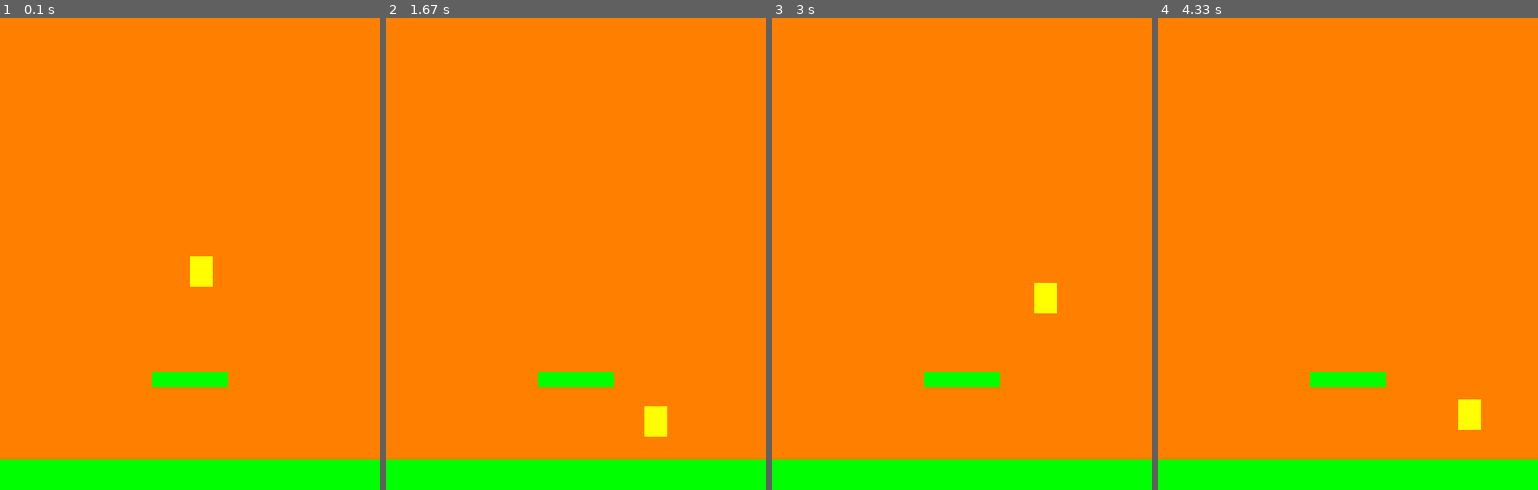
Above: before the commit, frames 1-4 (left to right).
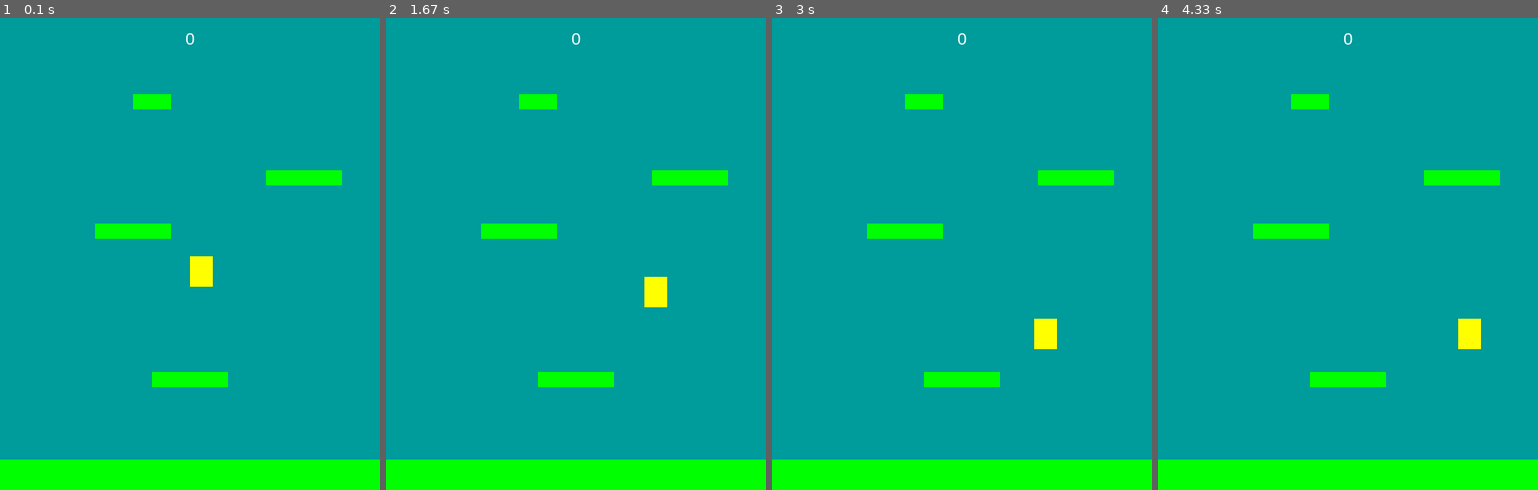
Above: after the commit, the same moments.

Repository: RodrigoMBarros/PyGame_2020.1
Game: pygame game, started from inicio_projeto/game_main.py
Same seed, same stepped clock (60 frames per second), same inputs: the game is played once before the commit and once after it.
Inputs:
- Up to frame 1 (0.1 s): no input
- Up to frame 2 (1.67 s): hold Right 0.33-0.8 s; hold Right 0.83-1.3 s; hold Left from 1.33 s (still down)
- Up to frame 3 (3 s): release Left at 1.87 s; hold Left 1.9-2.3 s; hold Right 2.33-2.97 s
- Up to frame 4 (4.33 s): hold Left 3-3.47 s; hold Right 3.5-3.97 s; hold Right from 4 s (still down)

The runs differ from the first frame. In frame 1, 93% of the frame differs, in the area x 0-100%, y 0-94%; in frame 2, 93%; in frame 3, 93%; in frame 4, 93%.

Commit message:
Alterações nas plataformas, e telas

Diff:
--- a/inicio_projeto/testando_plataforma.py
+++ b/inicio_projeto/game_main.py
@@ -1,19 +1,23 @@
 import pygame as pg
 import sys
 import random
+from formatacao_geral import *
 
 WIDTH = 500
 HEIGHT = 620
 FPS = 30
 NOME = "EU TESTANDO :)"
-
-# player properies
+FONTE = 'arial'
+#== Player properies
 FAMOSO_ACEL = 5
 FAMOSO_ATRI = -0.12  # atrito, força contrária ao movimento reduzindo a aceleração
+GRAVIDADE = 1
+PULO_FAMOSO = 20
+
 
 # colocar fração? e aceleração?
 
-# cores
+#== Cores
 WHITE = (255, 255, 255)
 BLACK = (0, 0, 0)
 RED = (255, 0, 0)
@@ -21,10 +25,19 @@
 GREEN = (0, 255, 0)
 YELLOW = (255, 255, 0)
 ORANGE = (255, 127, 0)
+LIGHTBLUE =(0, 155, 155)
 
 
 # assets
 # backgrond = pg.image.load("imagem.fundo.png").convert()
+
+#=== Formatando plataformas
+
+LISTA_plataformas = [(0, HEIGHT - 40, WIDTH, 40),
+                 (WIDTH / 2 - 50, HEIGHT * 3 / 4, 100, 20),
+                 (125, HEIGHT - 350, 100, 20),
+                 (350, 200, 100, 20),
+                 (175, 100, 50, 20)]
 
 # ==== Classes
 
@@ -32,9 +45,6 @@
 class Famoso(pg.sprite.Sprite):
     def __init__(self):
         pg.sprite.Sprite.__init__(self)
-        #  exemplo de como puxar a imagem do sprite:
-        #  self.image = pygame.image.load('assets/img/meteorBrown_med1.png').convert_alpha()
-        #  self.image = pygame.transform.scale(self.image, (METEOR_WIDTH, METEOR_HEIGHT))
         self.image = pg.Surface((30, 40))
         self.image.fill(YELLOW)
         self.rect = self.image.get_rect()  # gera a posição e tamanho da imagem
@@ -44,23 +54,24 @@
         self.rect.y = HEIGHT / 2  # gera posições x e y pro jogador
         self.Vy = 0
         self.Vx = 0
-        self.grav = 1
+        self.grav = GRAVIDADE
 
     def update(self):
-        # equações do movimento
 
         # pulo
         self.Vy += self.grav
+        # equações do movimento
+
         self.rect.y += self.Vy
         self.rect.x += self.Vx
 
-        # limitando com a tela nos lados
+        # limitando com a tela
         if self.rect.right > WIDTH:
             self.Vx = 0
         if self.rect.left < 0:
             self.Vx = 0
 
-    def trata_eventos(self, event):  # açoes do jogador: controlar o movimento lateral (eixo x)
+    def trata_eventos(self, event):  # Eventos para o jogador
 
         if event.type == pg.KEYDOWN:
             if event.key == pg.K_LEFT:
@@ -68,17 +79,11 @@
             if event.key == pg.K_RIGHT:
                 self.Vx = FAMOSO_ACEL
 
-        elif event.type == pg.KEYUP:  # garante que pare de ir pro lado quando solta as teclas
-
+        elif event.type == pg.KEYUP:
             if event.key == pg.K_LEFT:
-
-                if self.Vx < 0:
-                    self.Vx = 0
-
+                self.Vx = 0
             if event.key == pg.K_RIGHT:
-
-                if self.Vx > 0:
-                    self.Vx = 0
+                self.Vx = 0
 
     # Plataformas - Notas#
 
@@ -101,6 +106,7 @@
         pg.init()
         pg.mixer.init()  # musica
         self.rodando = True
+        self.nome_fonte = pg.font.match_font(FONTE)
 
         # ======tela
         self.screen = pg.display.set_mode((WIDTH, HEIGHT))
@@ -111,18 +117,18 @@
     def refresh(self):
         # renicia o jogo quando morre, vai rodar um novo jogo // atualizações
 
+        self.score = 0
+
         # ==== Grupo de sprits (personagens)
         self.all_sprites = pg.sprite.pygame.sprite.Group()
         self.jogador = Famoso()
         self.all_sprites.add(self.jogador)
 
         self.platforms = pg.sprite.Group()  # grupo para as plataformas
-        p1 = Notas(0, (HEIGHT - 40), WIDTH, 40)
-        p2 = Notas(WIDTH / 2 - 50, HEIGHT * 3 / 4, 100, 20)
-        self.all_sprites.add(p1)
-        self.platforms.add(p1)
-        self.all_sprites.add(p2)
-        self.platforms.add(p2)
+        for plat in LISTA_plataformas:
+            p=Notas(*plat)   #explora todas a lista de forma quebrada
+            self.all_sprites.add(p)
+            self.platforms.add(p)
         self.run()
 
     def run(self):
@@ -140,11 +146,43 @@
         # checando colisões
         hits = pg.sprite.spritecollide(self.jogador, self.platforms, False)
 
-        if hits:  # verifica impacto entre o jogador e a plataforma para realizar o pulo
-            if self.jogador.Vy > 0 and self.jogador.rect.bottom > hits[0].rect.top and self.jogador.rect.bottom < hits[
-                0].rect.bottom:
+        if hits: #verifica impacto entre jogador e a plataforma para realizar o pulo
+
+            if ((self.jogador.Vy > 0 ) and ( self.jogador.rect.bottom > hits[0].rect.top) and ( self.jogador.rect.bottom < hits[0].rect.bottom )):
+
                 self.jogador.rect.bottom = hits[0].rect.top
-                self.jogador.Vy = -15
+                self.jogador.Vy = -PULO_FAMOSO
+
+        #Fazer a tela rodar quando o jogador chegar a 1/4 da tela
+        if self.jogador.rect.top <= HEIGHT/4:
+            self.jogador.rect.y += abs(self.jogador.Vy)
+            for plat in self.platforms:
+                plat.rect.y += abs(self.jogador.Vy)
+                if plat.rect.y >= HEIGHT:
+                    plat.kill()
+                    self.score += 10
+
+        #Die
+
+        if self.jogador.rect.bottom > HEIGHT :
+            for sprite in self.all_sprites:
+                sprite.rect.y -= max(self.jogador.Vy, 10)
+
+                if sprite.rect.bottom < 0:
+                    sprite.kill()
+
+        if len(self.platforms) == 0:
+            self.rodando = False
+
+        #recolocando as plataformas:
+        while len(self.platforms) < 7:
+            width = random.randrange(50,100)
+            p=Notas(random.randrange(0,WIDTH - width),
+                    random.randrange(-55,-30),
+                    width, 20)
+            self.platforms.add(p)
+            self.all_sprites.add(p)
+
 
     def events(self):
         # Process input (events)
@@ -156,17 +194,43 @@
             self.jogador.trata_eventos(event)
 
     def draw(self):
-        self.screen.fill(ORANGE)
+        self.screen.fill(LIGHTBLUE)
         # self.screen.blit(backgrond,(0,0))
         self.all_sprites.draw(self.screen)
+        self.draw_textos(str(self.score), 22, WHITE, WIDTH/2 , 15)
         pg.display.flip()  # uma desenhada e outra em construção #*after* drawuing everything
 
+    def draw_textos(self, text, size, color, x, y) :
+
+        #Função pra desenvolver os textos nas telas
+
+        font = pg.font.Font(self.nome_fonte, size) #fonte
+        texto_surface = font.render(text, True, color) #onde
+        texto_rect = texto_surface.get_rect() #o que
+        texto_rect.midtop = (x,y) #onde do onde
+        self.screen.blit(texto_surface, texto_rect) #taraw
+
+
     def tela_inicial(self):
-        pass
+        # game go screen
+        self.screen.fill(LIGHTBLUE)
+        self.draw_textos("Juppy!", 48, WHITE, WIDTH / 2, HEIGHT /4)
+        #== Instruções
+        self.draw_textos("Use as setas para se mover", 22, GREEN, WIDTH/2, HEIGHT / 2)
+        self.draw_textos("Precione espaço para jogar", 22, GREEN, WIDTH/2, (HEIGHT* 3/4) )
+        pg.display.flip()
+
 
     def tela_final(self):
         pass
 
+    def espera_acao(self):
+
+        #Função para não bagunçar os eventos, e controlar o tempo e espera das telas iniciais e finais#
+
+        esperando = True
+        while esperando:
+            self.clock.tick(FPS)
 
 g = Game()
 g.tela_inicial()
